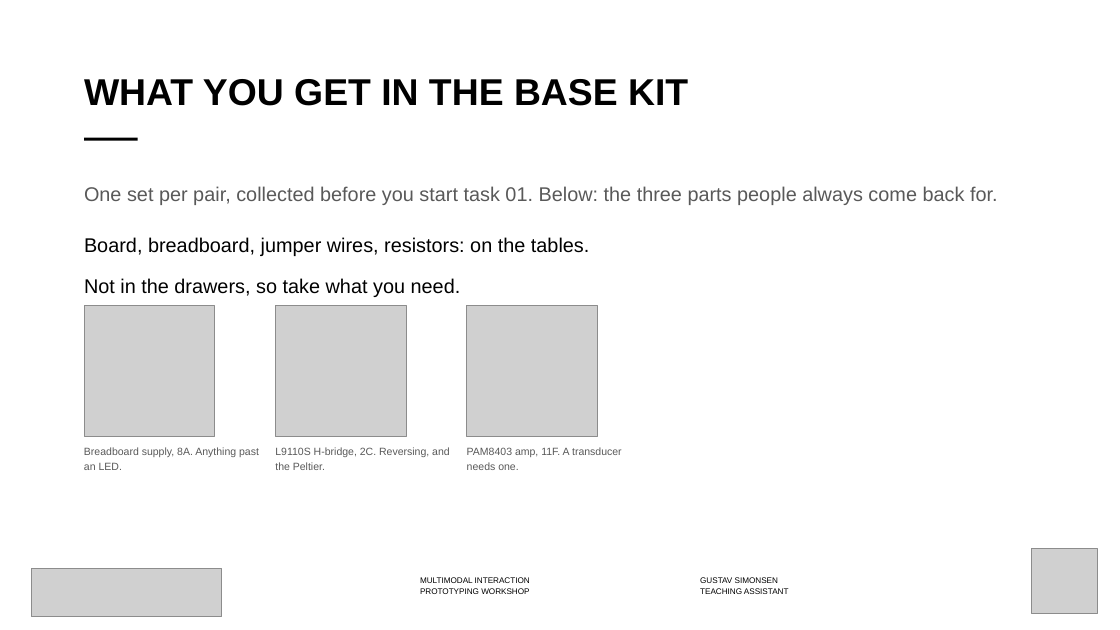
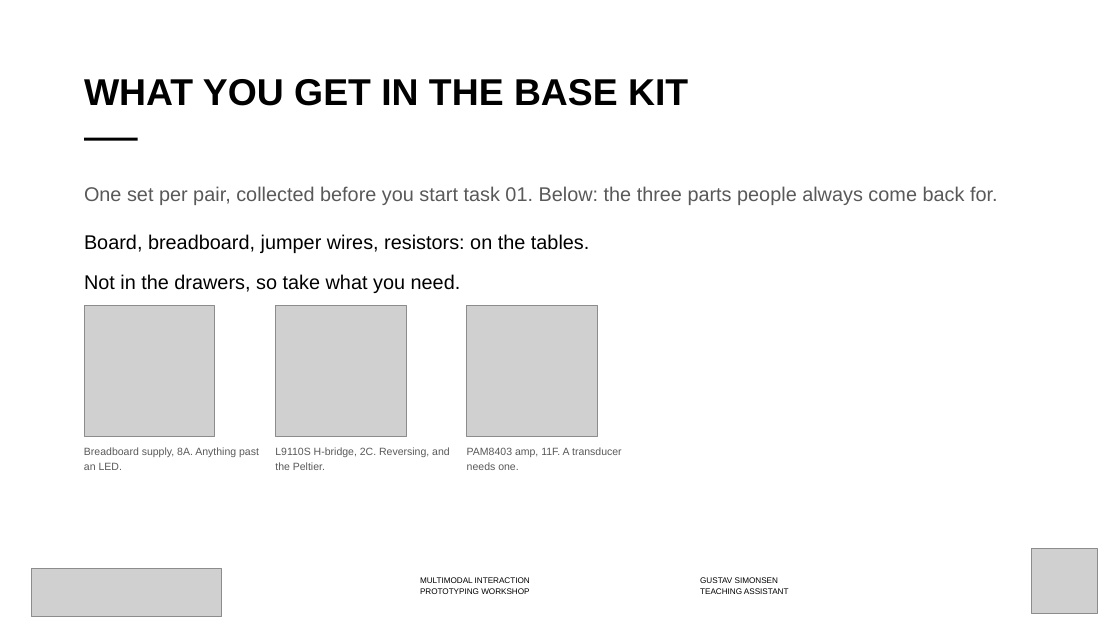
Before and after one commit to labtools-au/multimodal-actuator-workshop, a slide deck: slide 8 of docs/multimodal-actuator-workshop.pptx. Drawn at 1120x630 pixels with LibreOffice and Linux fonts; fonts in the diff are those of the drawing; grey boxes stand for pictures; background and template pictures are left out. Boxes give left, top, right and bottom in pixels: in the first picture for what was removed or moved away, otherwise in the second. Text is boxed around its words. In the diff, an @@ line names an element or a change of style, - is before the commit and + after.

```diff
--- a/docs/multimodal-actuator-workshop.pptx
+++ b/docs/multimodal-actuator-workshop.pptx
@@ text "One set per pair, collected ..." at bbox=[84, 186, 998, 293]: less space between paragraphs @@
```
Also in this commit, not shown: 15 other slides changed, 9 other files.
